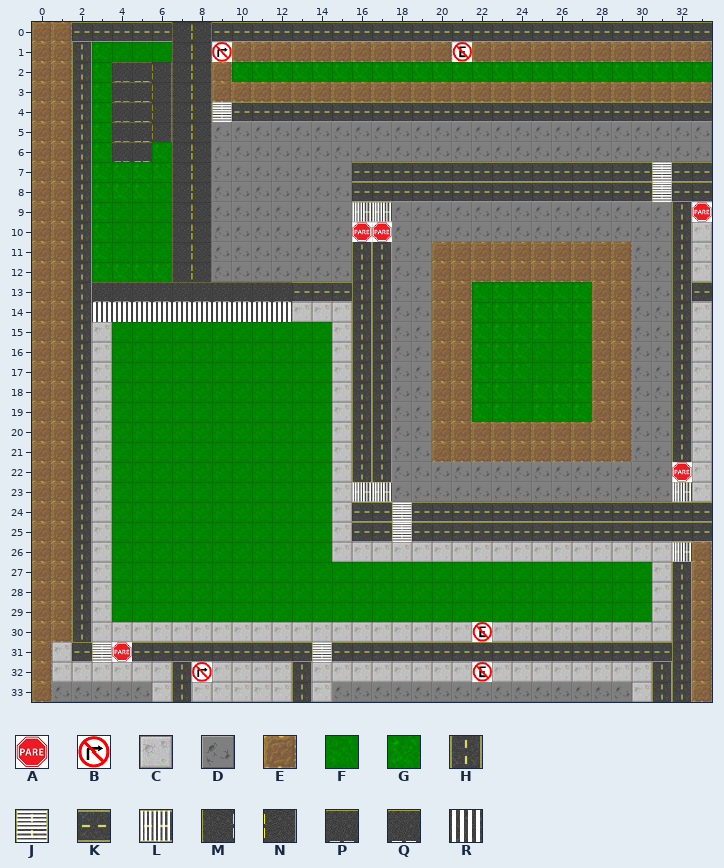
Two versions of a level (Tiled map, data/map/map.tmx). That is the earlier state.
Cells are 32x32 px. Shown: x 0..33, y 0..33.
Key: from "Placas": A 1, B 3; from "Ruas": C 1, D 2, E 3, F 7, G 8, H 15, J 20, K 21, L 22; from "road_tiles": M 0, N 2, P 3, Q 4, R 13.
_ is an empty cell, # one hidden under a higher layer.
Layer "background" before, first column x 1:
 0 EKKKKKMNKKKKKKKK
 1 EHGFFFMNBEEEEEEE
 2 EHGPQNMNEGGGGGGG
 3 EHGPQNMNEEEEEEEE
 4 EHGPQNMNJKKKKKKK
 5 EHGPQNMNDDDDDDDD
 6 EHGPQGMNDDDDDDDD
 7 EHGGGGMNDDDDDDDK
 8 EHGGGFMNDDDDDDDK
 9 EHGFFFMNDDDDDDDL
10 EHGFFFMNDDDDDDDA
11 EHGFFFMNDDDDDDDH
12 EHGGGGMNDDDDDDDH
13 EHPPPPPPPPPPKKKH
14 EHRRRRRRRRRRCCCH
15 EHCFFFFFFFFFFFCH
16 EHCFFFFFFFFFFFCH
17 EHCFFFFFFFFFFFCH
18 EHCFFFFFFFFFFFCH
19 EHCFFFFFFFFFFFCH
20 EHCFFFFFFFFFFFCH
21 EHCFFFFFFFFFFFCH
22 EHCFFFFFFFFFFFCH
23 EHCFFFFFFFFFFFCL
Now the later version:
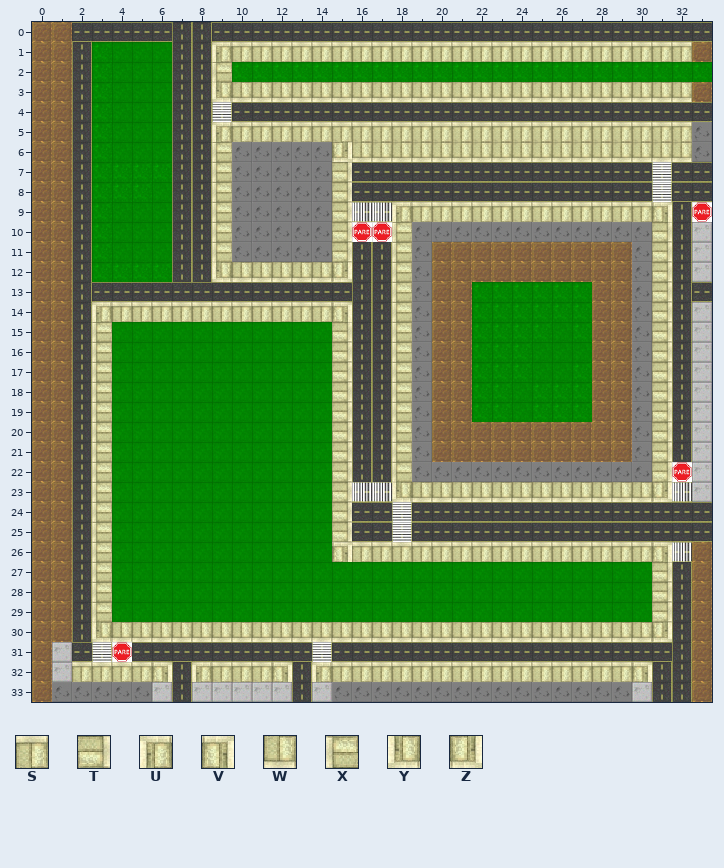
Further tiles: from "sidewalk": S 0, T 1, U 2, V 3, W 6, X 7, Y 8, Z 9.
Tiles of an added or newly shown layer are drawn over the layers below it.
Change:
Changed rows in their new state; . is an unchanged cell.
Layer "background":
first column x 3:
 0 ....HH....
 1 ....HH....
 2 .FFFHH....
 3 .FFFHH....
 4 .FFFHH....
 5 .FFFHH....
 6 .FFFHH....
 7 ....HH....
 8 ....HH....
 9 ....HH....
10 ....HH....
11 ....HH....
12 ....HH....
13 KKKKKKKKKK
14 ##########
Layer "sidewalk" (now shown):
first column x 2:
 1 .......USSSSSSSSSSSSSSSSSSSSSSS
 2 .......X.......................
 3 .......YWWWWWWWWWWWWWWWWWWWWWWW
 5 .......USSSSSSSSSSSSSSSSSSSSSSS
 6 .......X.....ZWWWWWWWWWWWWWWWWW
 7 .......X.....T.................
 8 .......X.....T.................
 9 .......X.....T..USSSSSSSSSSSSV.
10 .......X.....T..X............T.
11 .......X.....T..X............T.
12 .......YWWWWWZ..X............T.
13 ................X............T.
14 .USSSSSSSSSSSV..X............T.
15 .X...........T..X............T.
16 .X...........T..X............T.
17 .X...........T..X............T.
18 .X...........T..X............T.
19 .X...........T..X............T.
20 .X...........T..X............T.
21 .X...........T..X............T.
22 .X...........T..X............T.
23 .X...........T..YWWWWWWWWWWWWZ.
24 .X...........T.................
25 .X...........T.................
26 .X...........VSSSSSSSSSSSSSSSV.
27 .X...........................T.
28 .X...........................T.
29 .X...........................T.
30 .YWWWWWWWWWWWWWWWWWWWWWWWWWWWZ.
32 SSSSV.USSSV.USSSSSSSSSSSSSSSV..
